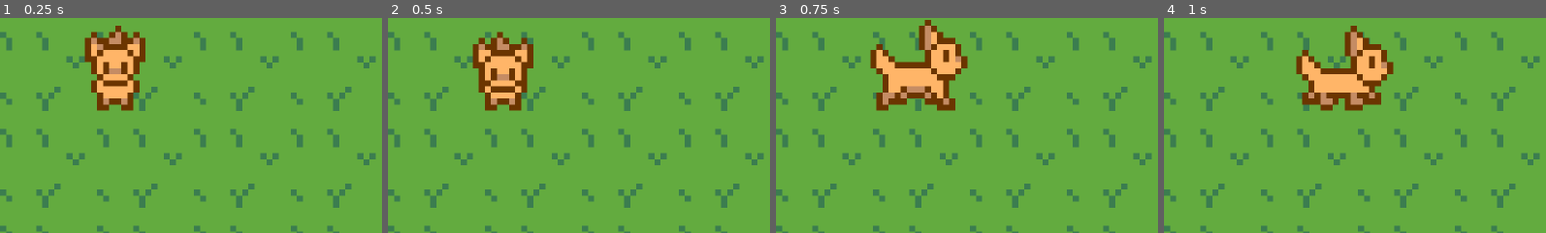
Above: before the commit, frames 1-4 (left to right).
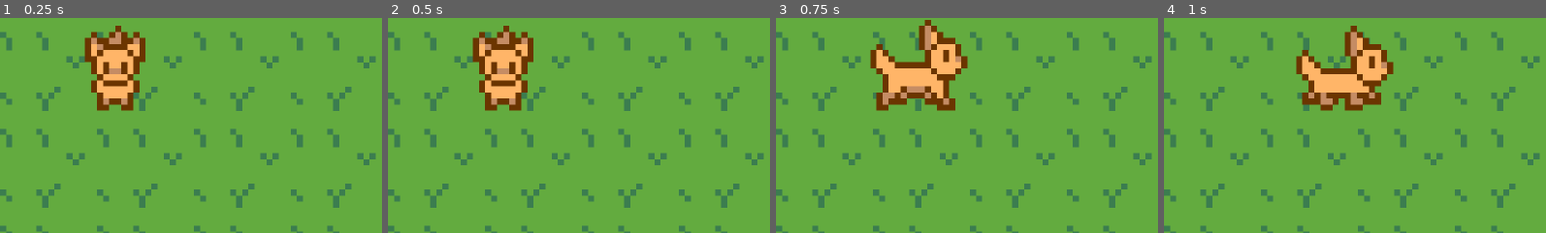
Above: after the commit, the same moments.

Repository: GlacieAwn/yui
Game: Godot game, scene res://Scenes/Movement_Test.tscn
The game is run twice, just before and just after one commit, with the same random seed, the same clock (stepped at 60 frames per second) and the same inputs. The project has no main scene, so this scene is started directly.
Inputs:
- Up to frame 1 (0.25 s): no input
- Up to frame 2 (0.5 s): no input
- Up to frame 3 (0.75 s): hold Right (Right) from 0.53 s (still down)
- Up to frame 4 (1 s): keep holding Right (Right)
The pictures show only the part of the screen within x 34-84%, y 43-93%; the shares and areas given below are measured in that part.

Frame 1 is identical in both runs. In frame 2, 2.6% of the frame differs, in the area x 22-39%, y 3-41%; in frame 3, nothing differs; in frame 4, nothing differs.

Commit message:
Migrate global.gd from Star Command and comment out variables as appropriate

Diff:
--- a/Objects/Entities/player.tscn
+++ b/Objects/Entities/player.tscn
@@ -73,7 +73,7 @@
 }],
 "loop": true,
 "name": &"Idle Front",
-"speed": 2.5
+"speed": 1.5
 }, {
 "frames": [{
 "duration": 5.0,
--- a/Scripts/Global.gd
+++ b/Scripts/Global.gd
@@ -1,34 +1,28 @@
 extends Node
 
-var player
-var asteroid
-var ufo
+# var player
+# var asteroid
+# var ufo
 var game_manager
 var audio_manager
 var enemy_spawner
 var scene_manager
 
-var score:int
-var high_score: int
-var dmg_mode: bool = false # Unused in this current version
+# var score:int
+# var high_score: int
+# var dmg_mode: bool = false # Unused in this current version
 var splash_done: bool = false
 
-enum GAME_STATE {
-	TITLE,
-	OPTIONS,
-	GAMEPLAY,
-	PAUSE
-}
 
 # Preloaded Scenes
 
-var explosion_animation: PackedScene = preload("res://Objects/Effects/Explosion.tscn")
+# var explosion_animation: PackedScene = preload("res://Objects/Effects/Explosion.tscn")
 
 # Preloaded Audio
-var title_theme_dmg = preload("res://Audio/DMG/Title.ogg")
-var gameplay_theme_dmg = preload("res://Audio/DMG/Let's Go!.ogg")
+# var title_theme_dmg = preload("res://Audio/DMG/Title.ogg")
+# var gameplay_theme_dmg = preload("res://Audio/DMG/Let's Go!.ogg")
 
-var explode_sfx = preload("res://Audio/SFX/SFX_Explode.wav")
-var shoot_sfx = preload("res://Audio/SFX/SFX_Shoot.wav")
-var death_sfx = preload("res://Audio/SFX/SFX_Player_Death.wav")
-var splash_sfx = preload("res://Audio/Splash.wav")
+# var explode_sfx = preload("res://Audio/SFX/SFX_Explode.wav")
+# var shoot_sfx = preload("res://Audio/SFX/SFX_Shoot.wav")
+# var death_sfx = preload("res://Audio/SFX/SFX_Player_Death.wav")
+# var splash_sfx = preload("res://Audio/Splash.wav")
--- a/project.godot
+++ b/project.godot
@@ -13,6 +13,10 @@
 config/name="yui"
 config/features=PackedStringArray("4.6", "GL Compatibility")
 config/icon="res://icon.svg"
+
+[autoload]
+
+Global="*uid://b50h7c65ejjo4"
 
 [display]
 
Not shown, changed: Scripts/Global.gd.uid
